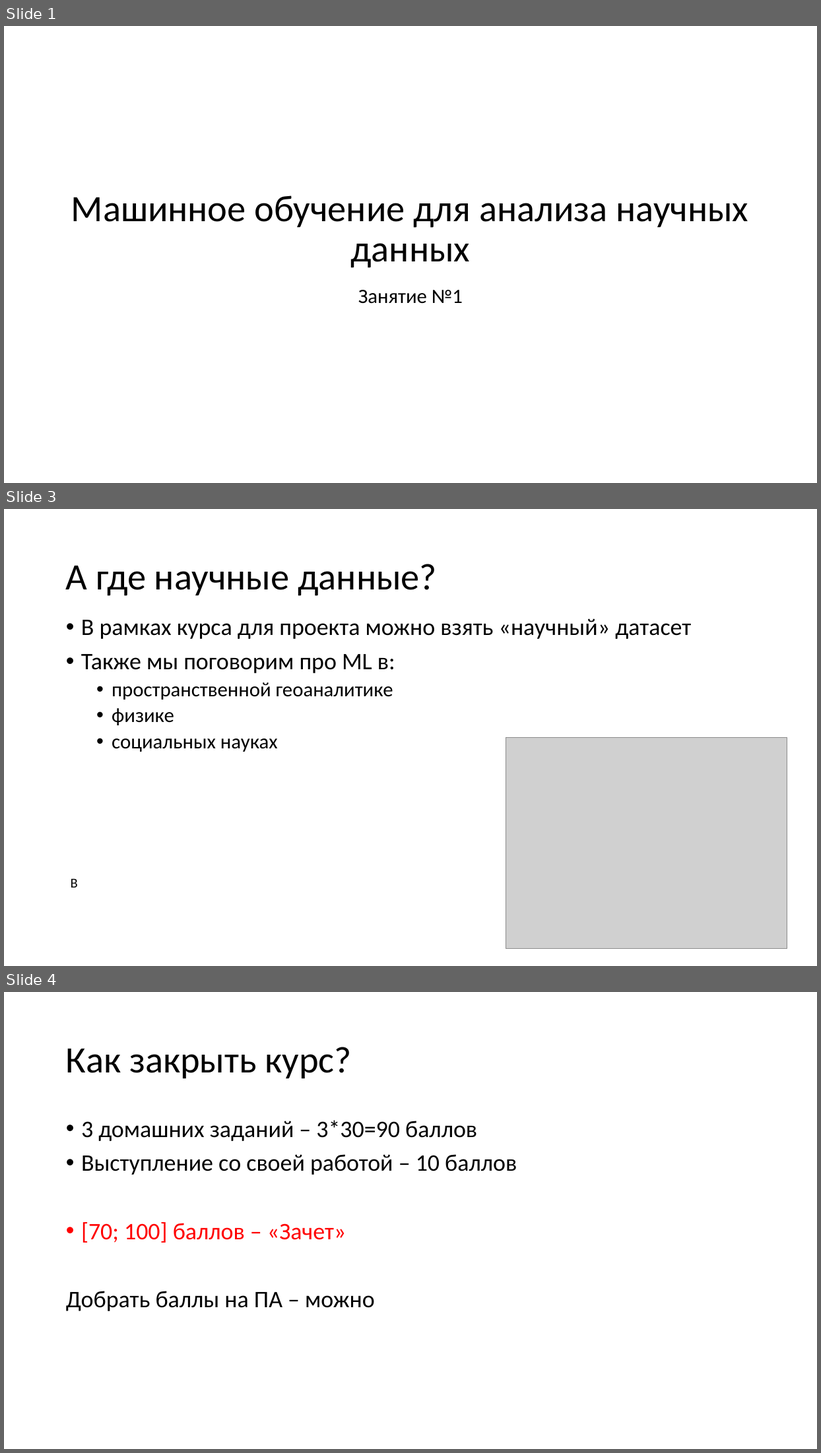
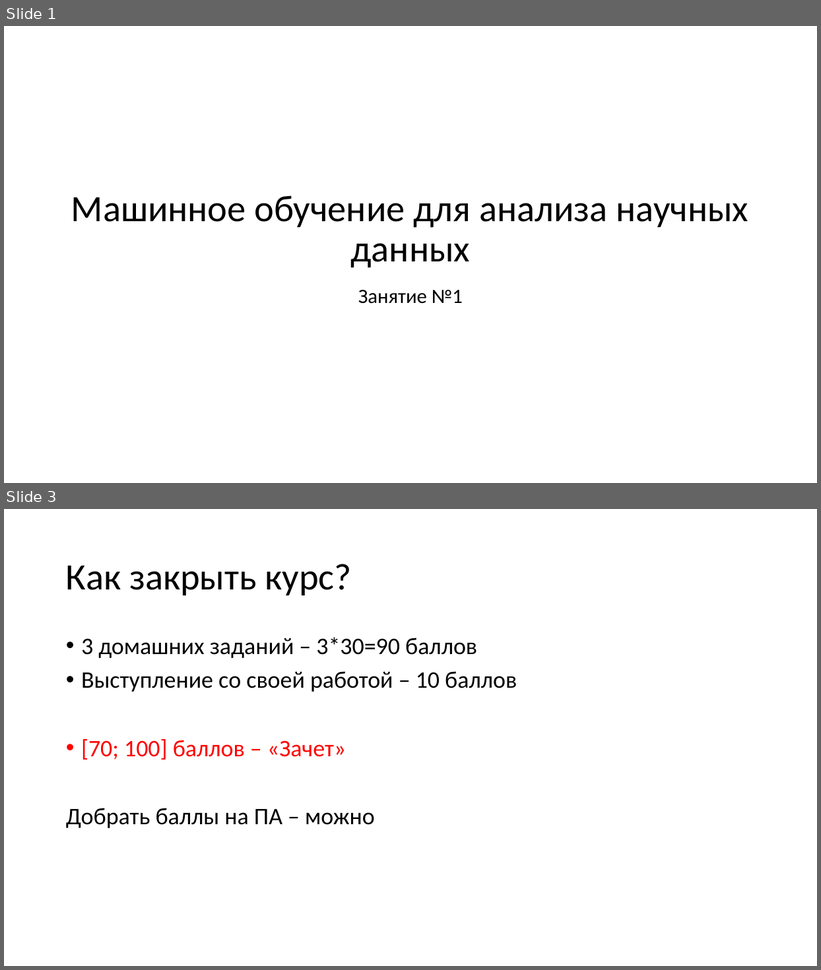
Before and after one commit to pacifikus/itmo_ml_for_science_course, a slide deck: Lectures/Lecture 1/Занятие 1.pptx. Shown one above the other, each under a label of ours: slides 1, 3 and 4 before the commit, slides 1 and 3 after it; the slides between them are not shown. The pictures are 821x1453 and 821x970 pixels, drawn with LibreOffice and Linux fonts; fonts in the diff are those of the drawing; grey boxes stand for pictures. Boxes give left, top, right and bottom in pixels: in the first picture for what was removed or moved away, otherwise in the second. Text is boxed around its words. In the diff, an @@ line names an element or a change of style, - is before the commit and + after.

```diff
--- a/Lectures/Lecture 1/Занятие 1.pptx
+++ b/Lectures/Lecture 1/Занятие 1.pptx
@@ slide 3 removed at (4,509,817,966), background #FFFFFF @@
@@ title removed at (66,564,437,596) @@
-А где научные данные?
@@ table removed at (69,601,787,892), 1 rows, 1 columns @@
-В
@@ text removed at (81,619,691,752) @@
-• В рамках курса для проекта можно взять «научный» датасет
-• Также мы поговорим про ML в:
-  • пространственной геоаналитике
-  • физике
-  • социальных науках
@@ picture removed at (506,738,787,949) @@
@@ what was slide 4 is now slide 3 @@
```
Also in this commit, not shown: 3 slides changed, 32 other files.
